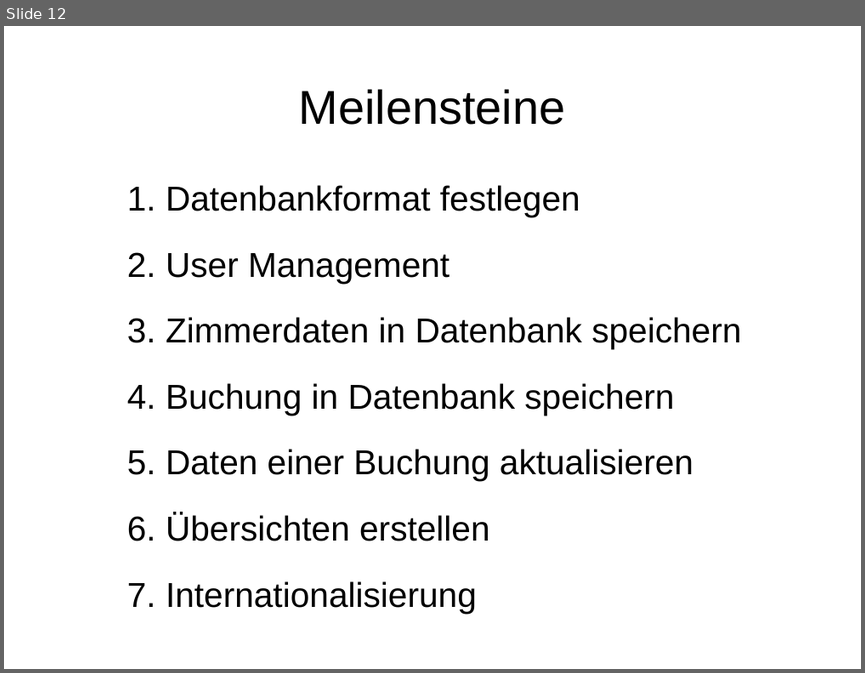
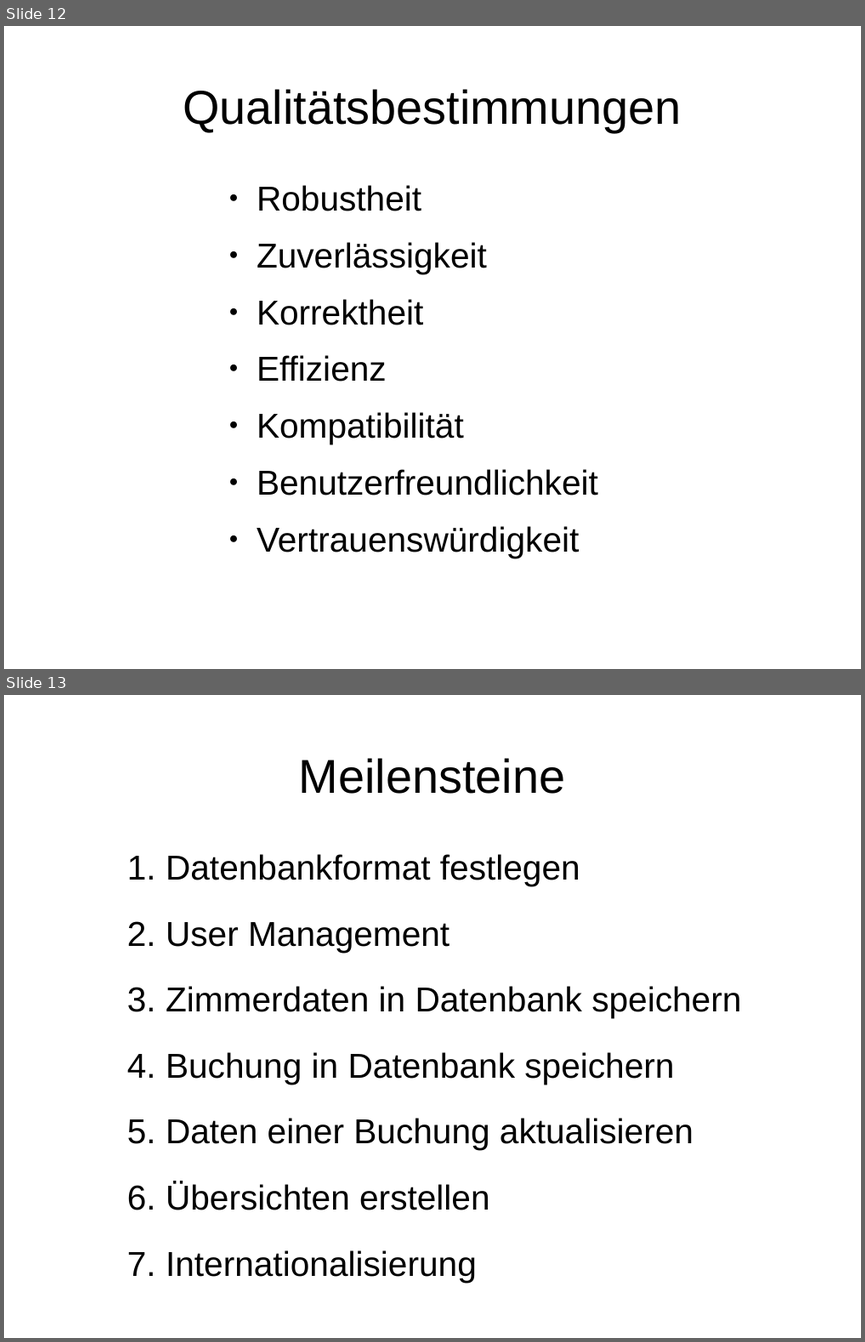
Before and after one commit to dboehmer/hotelres, a slide deck: res/presentation/presentation.odp. Shown one above the other, each under a label of ours: slide 12 before the commit, slides 12 and 13 after it. The pictures are 865x673 and 865x1342 pixels, drawn with LibreOffice and Linux fonts; fonts in the diff are those of the drawing; background and template pictures are left out. Boxes give left, top, right and bottom in pixels: in the first picture for what was removed or moved away, otherwise in the second. Text is boxed around its words. In the diff, an @@ line names an element or a change of style, - is before the commit and + after.

```diff
--- a/res/presentation/presentation.odp
+++ b/res/presentation/presentation.odp
@@ slide 12 added at bbox=[4, 26, 861, 669], background picture (left out) @@
@@ title added at bbox=[182, 89, 681, 132], 44 pt, text #000000 @@
+Qualitätsbestimmungen
@@ text added at bbox=[256, 185, 598, 557], 32 pt, text #000000 @@
+● Robustheit
+● Zuverlässigkeit
+● Korrektheit
+● Effizienz
+● Kompatibilität
+● Benutzerfreundlichkeit
+● Vertrauenswürdigkeit
@@ what was slide 12 is now slide 13 @@
```
